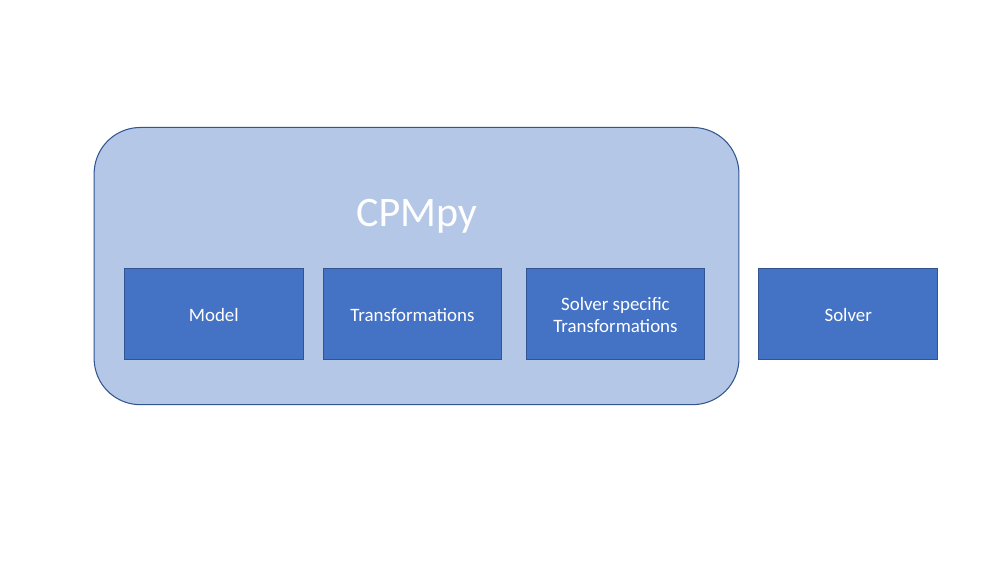
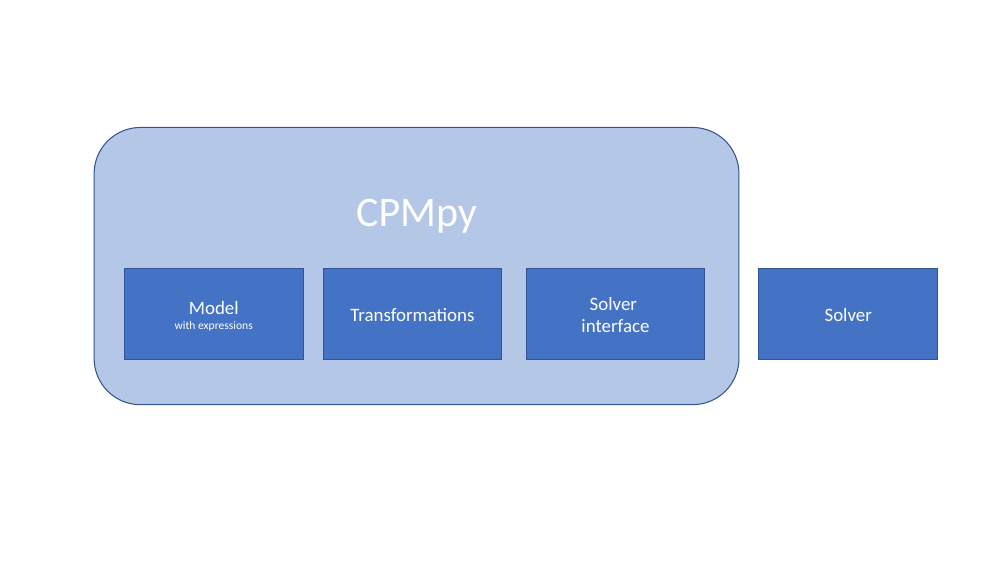
Before and after one commit to rubenkindt/Masterproef-paper-RubenKindt, a slide deck: slide 1 of Paper/LaTeXPaper/Images/4components of CPMpy.pptx. Drawn at 1008x567 pixels with LibreOffice and Linux fonts; fonts in the diff are those of the drawing. Boxes give left, top, right and bottom in pixels: in the first picture for what was removed or moved away, otherwise in the second. Text is boxed around its words. In the diff, an @@ line names an element or a change of style, - is before the commit and + after.

```diff
--- a/Paper/LaTeXPaper/Images/4components of CPMpy.pptx
+++ b/Paper/LaTeXPaper/Images/4components of CPMpy.pptx
@@ text in rectangle at <box>581,297,649,332</box>: text changed @@
-Solver specific Transformations
+Solver
+interface
@@ text in rectangle at <box>175,301,253,331</box>: text changed; size 18 to 11 pt @@
-Model
+Model
+with expressions
```
Also in this commit, not shown: 13 other files.
